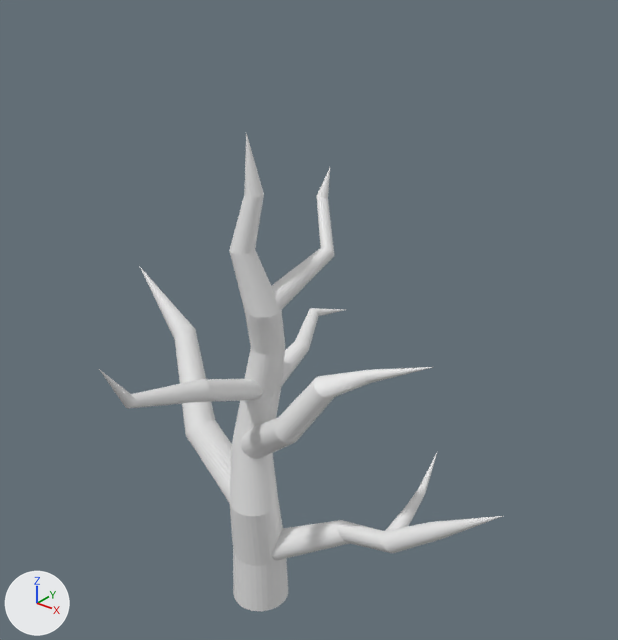
The Blender file Env_Tree_Normal_A.blend, before and after one commit.
Camera for both pictures: a camera (50 mm lens) standing at (16.2, -17.45, 21.42) and looking at (1.64, 0.74, 10.14). The axes (+X, +Y, +Z) are drawn at lower left. The lights are the same throughout. The older version comes first.

Script lines for the objects in view, before the commit:
```python
me_柱体 = bpy.data.meshes.new('柱体')
me_柱体.from_pydata(...)  # 1032 vertices, 1025 faces; spans x -7.3..8.4, y -5.9..5.1, z -1.0..15.7
ob_柱体 = bpy.data.objects.new('柱体', me_柱体)
ob_柱体.location = (0.0, 0.0, 0.0)
```
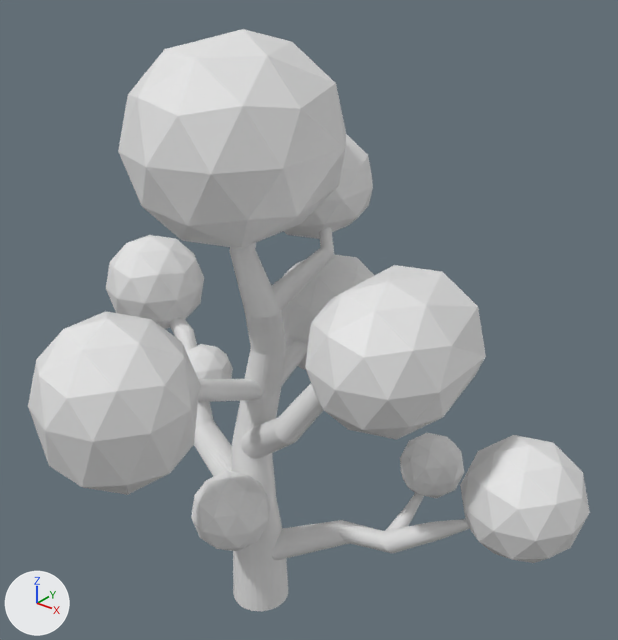
Boxes [x1, y1, x2, y2] around the edits, measured in the pictures (618 x 640 px):
```json
{"object": "棱角球", "change": "added", "after": [118, 29, 346, 249]}
{"object": "棱角球.008", "change": "added", "after": [28, 311, 200, 495]}
{"object": "棱角球.004", "change": "added", "after": [305, 265, 486, 439]}
{"object": "棱角球.005", "change": "added", "after": [460, 435, 590, 563]}
{"object": "棱角球.002", "change": "added", "after": [106, 235, 204, 329]}
{"object": "棱角球.006", "change": "added", "after": [191, 470, 270, 551]}
{"object": "棱角球.007", "change": "added", "after": [282, 254, 374, 370]}
{"object": "棱角球.001", "change": "added", "after": [284, 134, 373, 239]}
{"object": "棱角球.009", "change": "added", "after": [400, 433, 464, 498]}
{"object": "棱角球.003", "change": "added", "after": [187, 344, 233, 380]}
```

Scene script edits in JSON lines:
```json
{"op": "add", "block": "mat_材质", "code": ["mat_材质 = principled_material('材质')", "mat_材质.base_color = (0.8, 0.8, 0.8)  # white #e7e7e7"]}
{"op": "add", "block": "me_棱角球_009", "code": ["me_棱角球_009 = bpy.data.meshes.new('棱角球.009')", "me_棱角球_009.from_pydata(...)  # an icosphere of 80 faces spanning x -0.95..0.95, y -1.0..1.0, z -1.0..1.0", "me_棱角球_009.materials.append(mat_材质)  # its picture is missing"]}
{"op": "add", "block": "me_棱角球_008", "code": ["me_棱角球_008 = bpy.data.meshes.new('棱角球.008')", "me_棱角球_008.from_pydata(...)  # 42 vertices, 80 faces; spans x -0.95..0.95, y -1.0..1.0, z -1.23..1.0", "me_棱角球_008.materials.append(mat_材质)  # its picture is missing"]}
{"op": "add", "block": "me_棱角球_004", "code": ["me_棱角球_004 = bpy.data.meshes.new('棱角球.004')", "me_棱角球_004.from_pydata(...)  # 42 vertices, 80 faces; spans x -0.95..0.95, y -1.47..1.0, z -1.0..1.0", "me_棱角球_004.materials.append(mat_材质)  # its picture is missing"]}
{"op": "add", "block": "me_棱角球_001", "code": ["me_棱角球_001 = bpy.data.meshes.new('棱角球.001')", "me_棱角球_001.from_pydata(...)  # 42 vertices, 80 faces; spans x -0.95..0.95, y -1.0..1.34, z -1.0..1.0", "me_棱角球_001.materials.append(mat_材质)  # its picture is missing"]}
{"op": "add", "block": "me_棱角球", "code": ["me_棱角球 = bpy.data.meshes.new('棱角球')", "me_棱角球.from_pydata(...)  # 42 vertices, 80 faces; spans x -0.95..0.95, y -1.27..1.0, z -1.0..1.0", "me_棱角球.materials.append(mat_材质)  # its picture is missing"]}
{"op": "add", "block": "ob_棱角球_009", "code": ["ob_棱角球_009 = bpy.data.objects.new('棱角球.009', me_棱角球_009)", "ob_棱角球_009.location = (4.92, 3.02, 5.03)", "ob_棱角球_009.scale = (1.07, 1.07, 1.07)"]}
{"op": "add", "block": "ob_棱角球_008", "code": ["ob_棱角球_008 = bpy.data.objects.new('棱角球.008', me_棱角球_008)", "ob_棱角球_008.location = (0.14, -5.48, 9.87)", "ob_棱角球_008.scale = (2.21, 2.21, 2.21)"]}
{"op": "add", "block": "ob_棱角球_007", "code": ["ob_棱角球_007 = bpy.data.objects.new('棱角球.007', me_棱角球_009.copy())", "ob_棱角球_007.location = (-0.22, 4.2, 8.52)", "ob_棱角球_007.scale = (2.19, 2.19, 2.19)"]}
{"op": "add", "block": "ob_棱角球_006", "code": ["ob_棱角球_006 = bpy.data.objects.new('棱角球.006', me_棱角球_009.copy())", "ob_棱角球_006.location = (0.17, -1.48, 3.62)", "ob_棱角球_006.scale = (1.31, 1.31, 1.31)"]}
{"op": "add", "block": "ob_棱角球_005", "code": ["ob_棱角球_005 = bpy.data.objects.new('棱角球.005', me_棱角球_009.copy())", "ob_棱角球_005.location = (8.58, 1.89, 6.14)", "ob_棱角球_005.scale = (1.82, 1.82, 1.82)"]}
{"op": "add", "block": "ob_棱角球_004", "code": ["ob_棱角球_004 = bpy.data.objects.new('棱角球.004', me_棱角球_004)", "ob_棱角球_004.location = (4.99, 0.9, 10.37)", "ob_棱角球_004.scale = (2.23, 2.23, 2.23)"]}
{"op": "add", "block": "ob_棱角球_003", "code": ["ob_棱角球_003 = bpy.data.objects.new('棱角球.003', me_棱角球_009.copy())", "ob_棱角球_003.location = (-3.19, 0.88, 6.58)", "ob_棱角球_003.scale = (1.01, 1.01, 1.01)"]}
{"op": "add", "block": "ob_棱角球_002", "code": ["ob_棱角球_002 = bpy.data.objects.new('棱角球.002', me_棱角球_009.copy())", "ob_棱角球_002.location = (-6.58, 1.89, 8.76)", "ob_棱角球_002.scale = (1.82, 1.82, 1.82)"]}
{"op": "add", "block": "ob_棱角球_001", "code": ["ob_棱角球_001 = bpy.data.objects.new('棱角球.001', me_棱角球_001)", "ob_棱角球_001.location = (-0.11, 3.03, 13.44)", "ob_棱角球_001.scale = (1.7, 1.7, 1.7)"]}
{"op": "add", "block": "ob_棱角球", "code": ["ob_棱角球 = bpy.data.objects.new('棱角球', me_棱角球)", "ob_棱角球.location = (0.0, 0.0, 15.55)", "ob_棱角球.scale = (2.91, 2.91, 2.91)"]}
```
